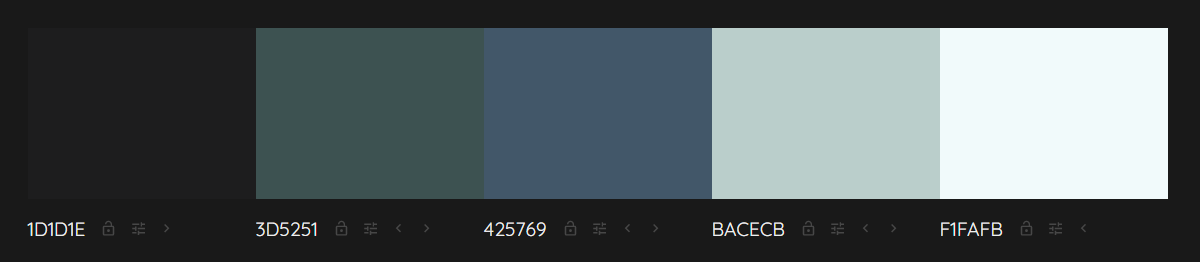
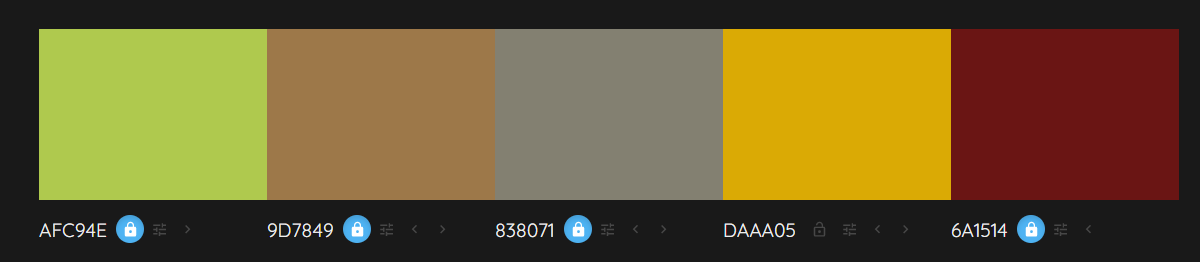
Layered file, before and after one edit (1200 x 262). Changes by layer:
renamed "Layer 6" to "Layer 10", showed it, moved it above "Layer 7", painted on it over [27, 28, 1179, 243]
removed layer "Layer 5" over [27, 28, 1179, 243]
hid "Layer 7" over [27, 28, 1179, 243]
